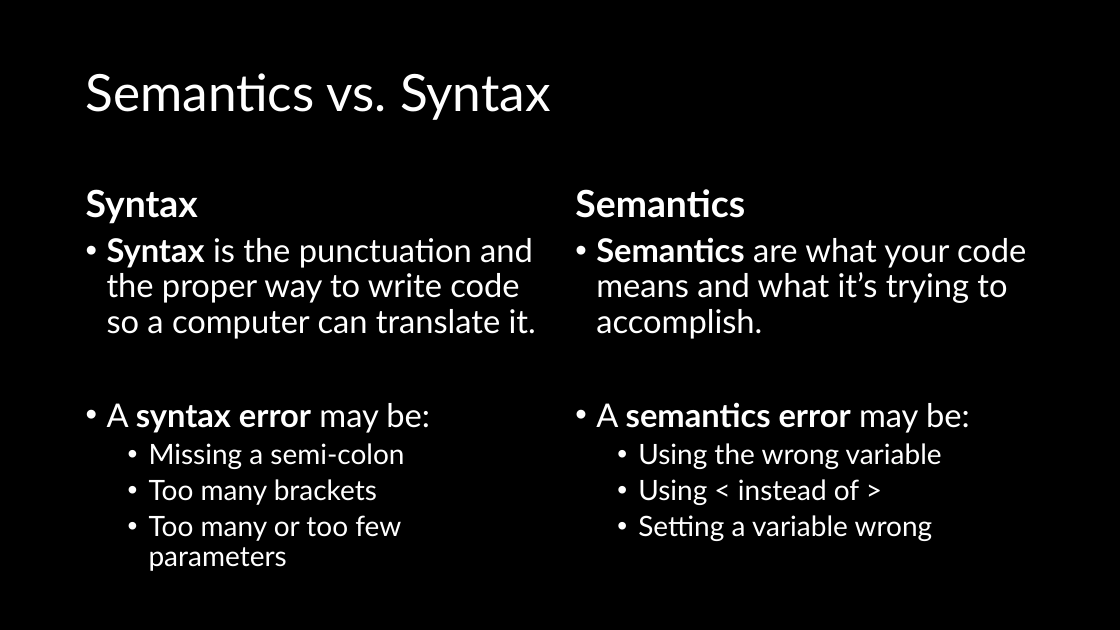
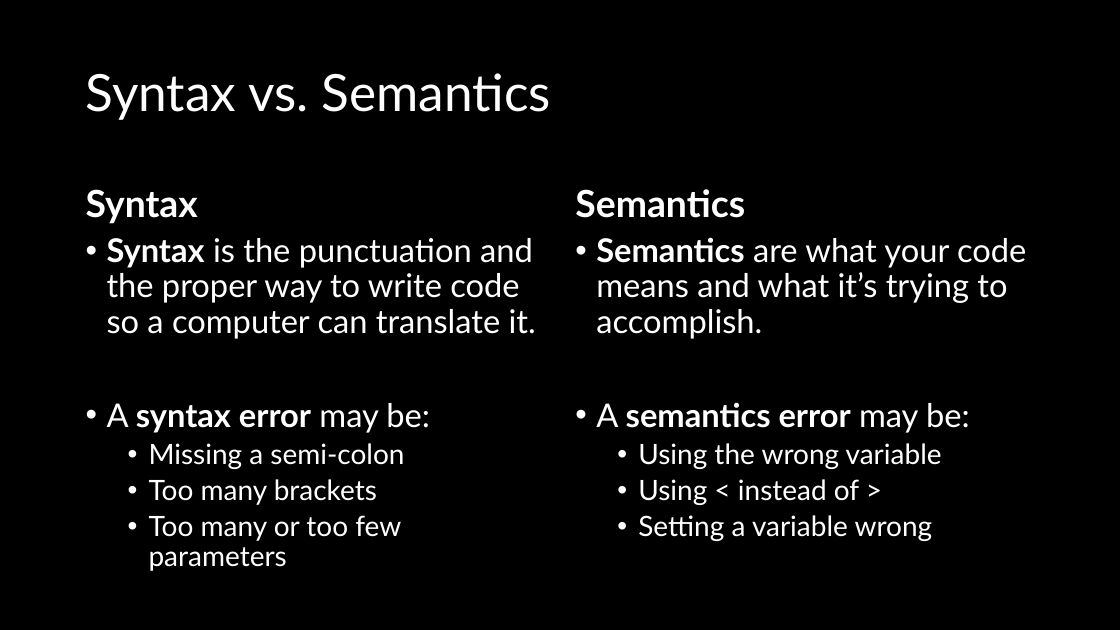
Before and after one commit to crhallberg/IMM120, a slide deck: slide 11 of Presentations/Class 04 – Sept 25.pptx. Drawn at 1120x630 pixels with LibreOffice and Linux fonts; fonts in the diff are those of the drawing. Boxes give left, top, right and bottom in pixels: in the first picture for what was removed or moved away, otherwise in the second. Text is boxed around its words. In the diff, an @@ line names an element or a change of style, - is before the commit and + after.

```diff
--- a/Presentations/Class 04 – Sept 25.pptx
+++ b/Presentations/Class 04 – Sept 25.pptx
@@ title at <box>86,73,551,120</box>: text changed @@
-Semantics vs. Syntax
+Syntax vs. Semantics
```
Also in this commit, not shown: 3 other slides changed, 2 slides added, 8 other files.
